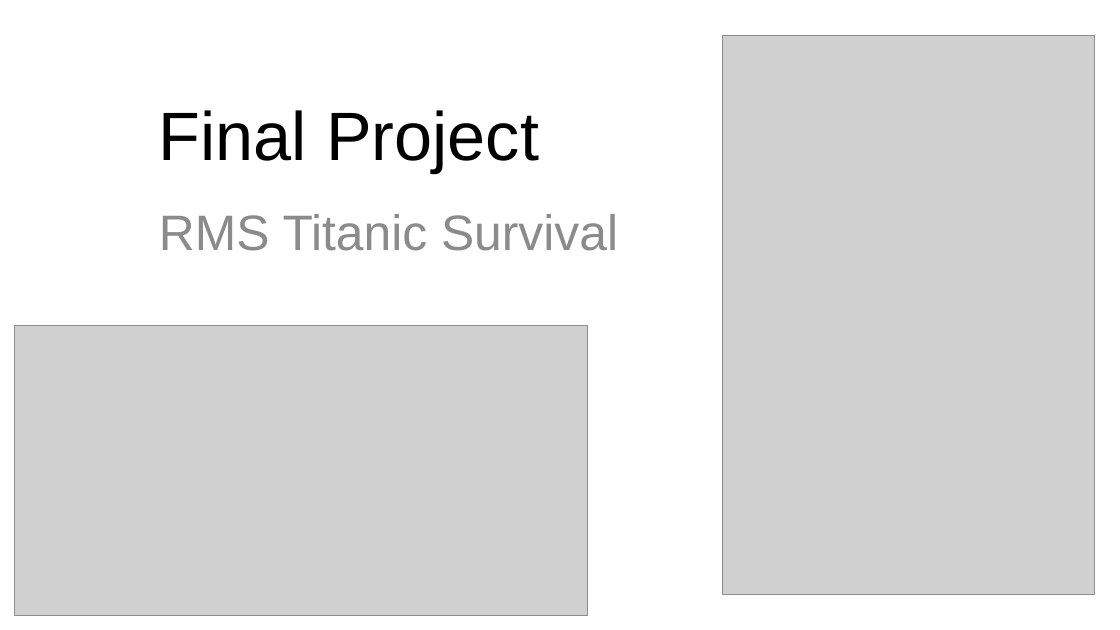
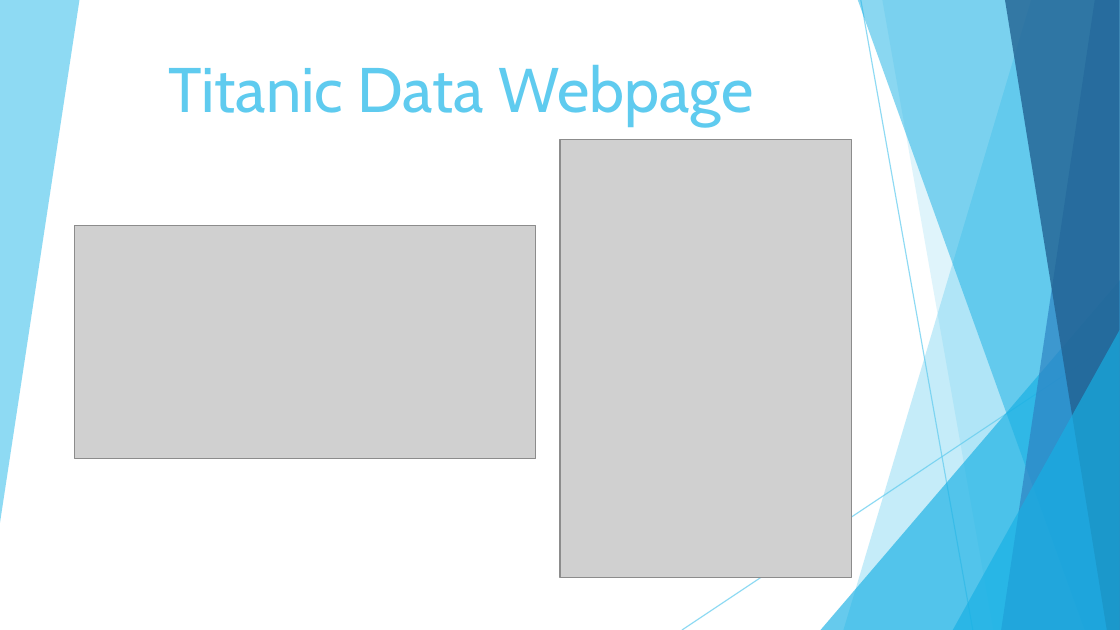
Before and after one commit to owenmeyer3/titanic, a slide deck: slide 1 of NU-Final_Project_Titanic.pptx. Drawn at 1120x630 pixels with LibreOffice and Linux fonts; fonts in the diff are those of the drawing; grey boxes stand for pictures; background and template pictures are left out. Boxes give left, top, right and bottom in pixels: in the first picture for what was removed or moved away, otherwise in the second. Text is boxed around its words. In the diff, an @@ line names an element or a change of style, - is before the commit and + after.

```diff
--- a/NU-Final_Project_Titanic.pptx
+++ b/NU-Final_Project_Titanic.pptx
@@ title "Titanic Data Webpage" at <box>168,65,753,127</box>: vertical alignment middle to bottom @@
@@ title at <box>168,65,753,127</box>: text changed; size 44 to 40.5 pt; font Arial to Cabin; text colour #000000 to #5FCBEF @@
-Final Project
+Titanic Data Webpage
@@ picture: place and size @@
-picture at <box>722,36,1094,595</box>
+picture at <box>560,139,852,577</box>
@@ picture: place and size @@
-picture at <box>15,326,588,616</box>
+picture at <box>75,225,536,459</box>
@@ subtitle removed at <box>159,214,618,251</box> @@
-RMS Titanic Survival
@@ group added at <box>0,0,1120,630</box>: 6 freeform shapes, 2 lines, 2 triangles @@
```
Also in this commit, not shown: 3 other slides changed, 4 slides added, 4 slides removed, 3 other files.
